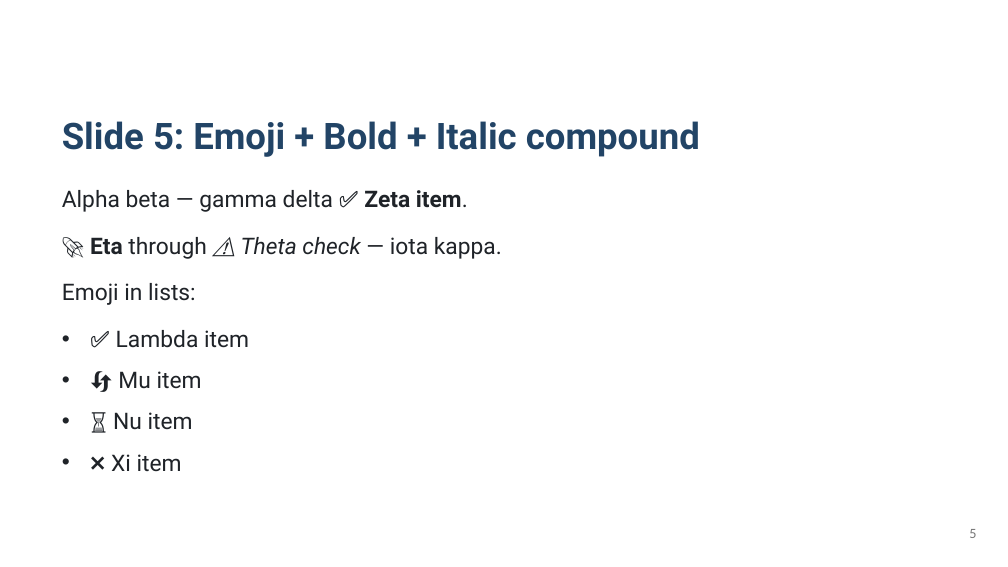
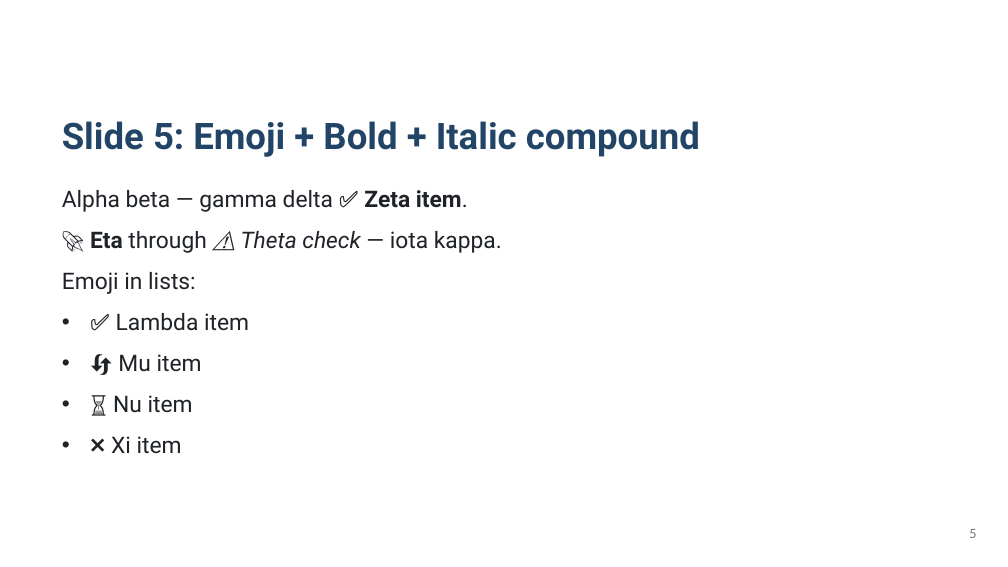
Before and after one commit to KatsuYuzu/marp-to-editable-pptx, a slide deck: slide 5 of output-pptx/test-output.pptx. Drawn at 1008x567 pixels with LibreOffice and Linux fonts; fonts in the diff are those of the drawing. Boxes give left, top, right and bottom in pixels: in the first picture for what was removed or moved away, otherwise in the second. Text is boxed around its words. In the diff, an @@ line names an element or a change of style, - is before the commit and + after.

```diff
--- a/output-pptx/test-output.pptx
+++ b/output-pptx/test-output.pptx
@@ text at (62,231,502,453): paragraphs added @@
+🚀 Eta through ⚠️ Theta check — iota kappa.
+Emoji in lists:
+• ✅ Lambda item
+• 🔄 Mu item
+• ⏳ Nu item
+• ❌ Xi item
@@ text removed at (90,237,502,259) @@
-🚀 Eta through ⚠️ Theta check — iota kappa.
@@ text removed at (62,283,196,305) @@
-Emoji in lists:
@@ text removed at (111,330,249,471) @@
-• ✅ Lambda item
-• 🔄 Mu item
-• ⏳ Nu item
-• ❌ Xi item
```
Also in this commit, not shown: 49 other slides changed, 5 slides added, 19 other files.
